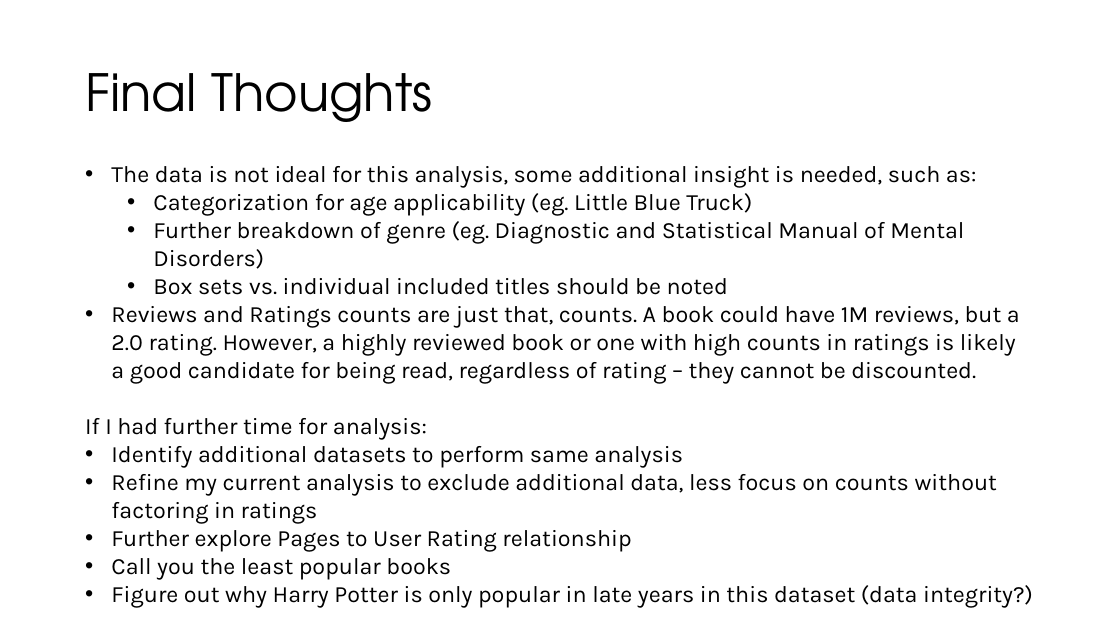
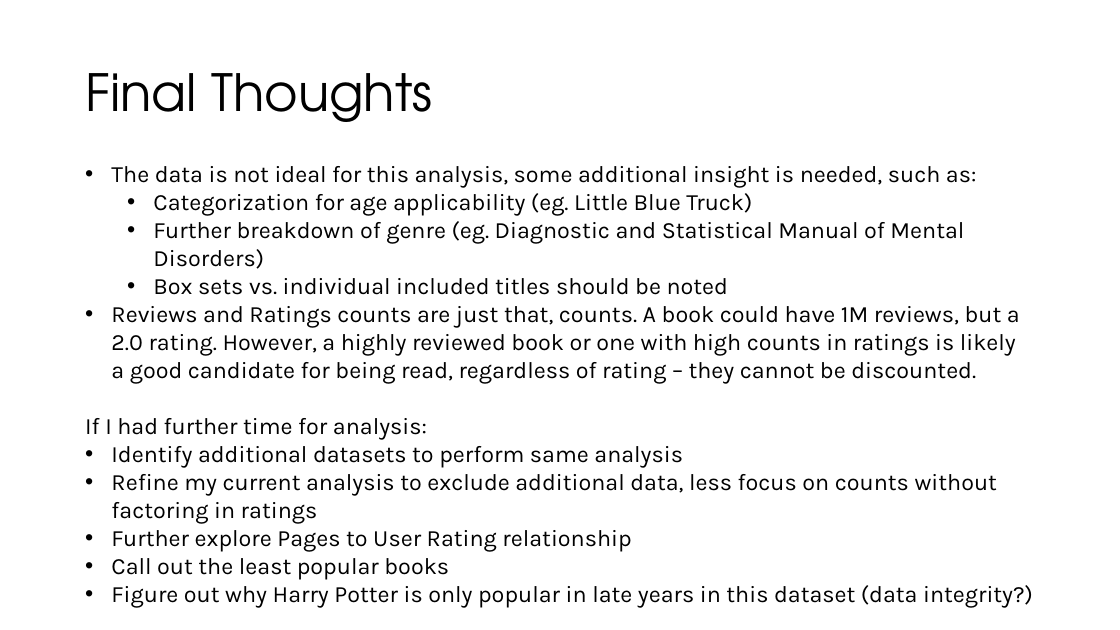
Before and after one commit to learningsCCM/Final-Project, a slide deck: slide 18 of FinalProjectPresentation.pptx (slide 17 before the commit). Drawn at 1120x630 pixels with LibreOffice and Linux fonts; fonts in the diff are those of the drawing. Boxes give left, top, right and bottom in pixels: in the first picture for what was removed or moved away, otherwise in the second. Text is boxed around its words. In the diff, an @@ line names an element or a change of style, - is before the commit and + after.

Commit message:
Typos cleanup - added details

```diff
--- a/FinalProjectPresentation.pptx
+++ b/FinalProjectPresentation.pptx
@@ text at box(111, 558, 449, 580): text changed @@
-• Call you the least popular books
+• Call out the least popular books
```
Also in this commit, not shown: 1 slide added.
